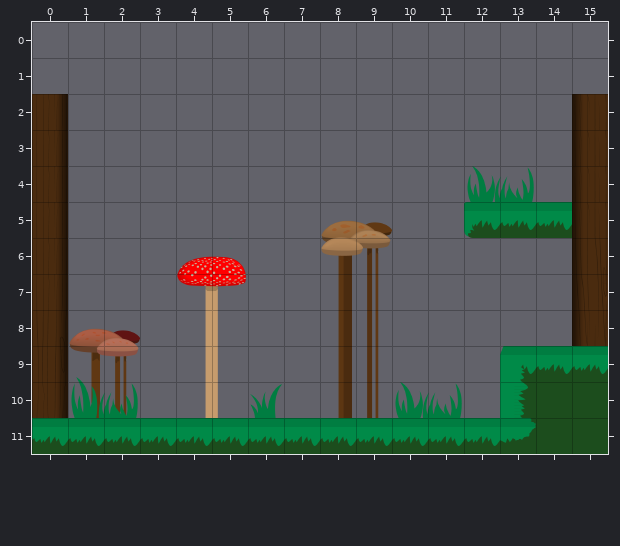
Tiled map: 3.tmx. The picture above was drawn from the file before the commit.
Cells are 128x128 px. Shown: x 0..15, y 0..11. The old version is drawn lined up with the new one.
After the commit:
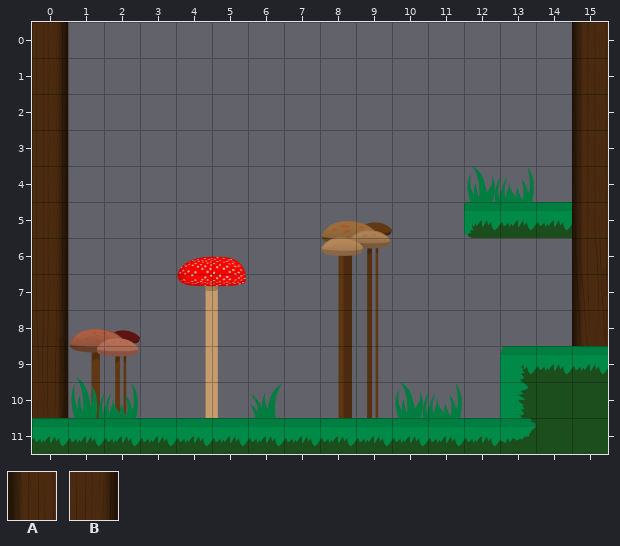
Key: from "default": A 46, B 47.
_ is an empty cell.
From old to new:
map size 16x10 -> 16x12 cells (old content now starts at 0,2; both pictures use the new coordinates)
Layer "Tile Layer 1":
Tile A is added in rows 0 to 1 at x 15.
Tile B is added in rows 0 to 1 at x 0.
Where, in picture pixels (left, top, right, bottom), the same in both pictures:
added: (32, 22, 68, 94)
added: (572, 22, 608, 94)
